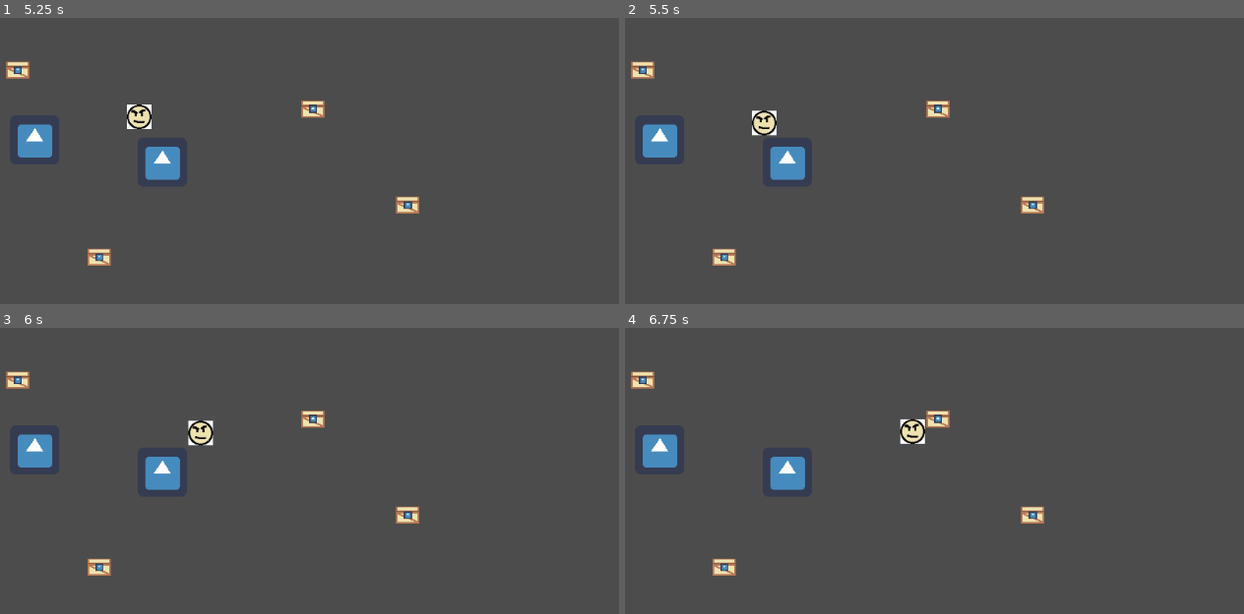
Above: before the commit, frames 1-4 (two rows, left to right).
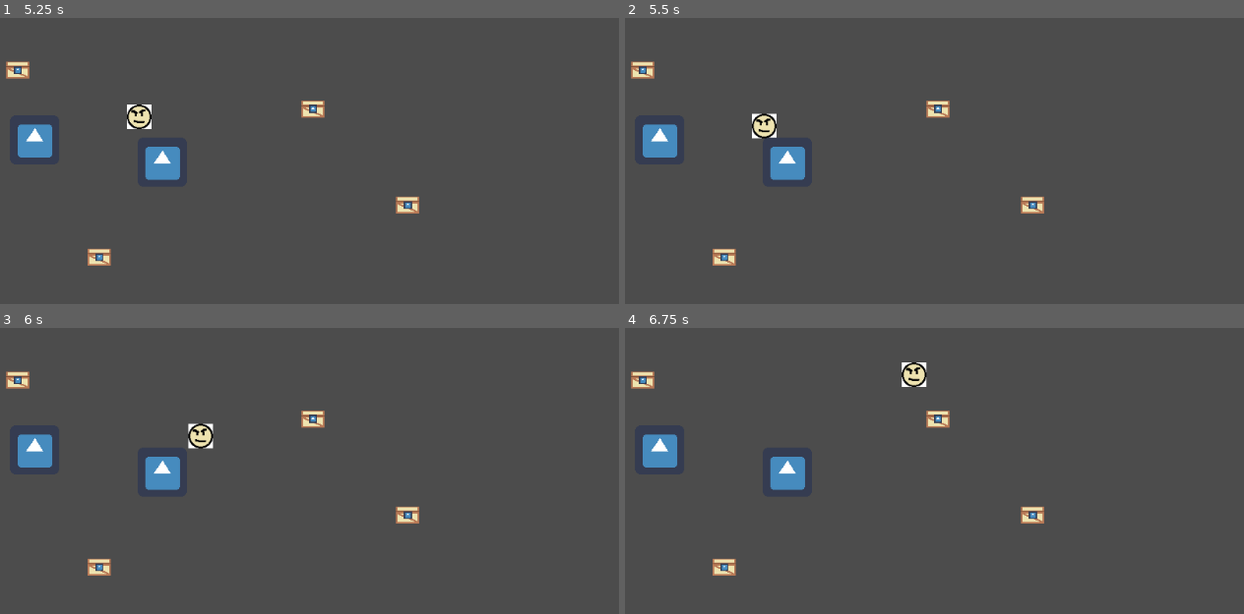
Above: after the commit, the same moments.

Repository: tapsaman/manticore
Game: Godot game, scene res://scenes/CollisionTestScene.tscn
Two runs of this game, one before a commit and one after it. Both use one fixed random seed, a clock stepped at 60 frames per second and the inputs below. The engine's default icon, where the game draws it, is replaced by a stand-in: a white triangle on a blue panel in a dark square.
Inputs:
- Up to frame 1 (5.25 s): tap Enter at 0.5 s; hold Right (ui_right) 0.53-1.28 s; tap Space (ui_select) at 0.77, 1.52, 3.02, 3.77, 4.52 s; hold Down (ui_down) 1.28-2.03 s; hold Right (ui_right) 2.03-2.78 s; hold Up (ui_up) 2.78-3.53 s; hold Left (ui_left) 3.53-5.03 s; hold Down (ui_down) from 5.03 s (still down)
- Up to frame 2 (5.5 s): keep holding Down (ui_down)
- Up to frame 3 (6 s): tap Space (ui_select) at 5.75 s; release Down (ui_down) at 5.78 s; hold Right (ui_right) from 5.78 s (still down)
- Up to frame 4 (6.75 s): tap Space (ui_select) at 6.02 s; release Right (ui_right) at 6.53 s; hold Up (ui_up) from 6.53 s (still down)

Frame 1 is identical in both runs. In frame 2, 0.3% of the frame differs, in the area x 20-25%, y 32-43%; in frame 3, 0.3%; in frame 4, 0.7%, in the area x 44-49%, y 12-41%.

Commit message:
changed Player collision shape

Diff:
--- a/scenes/Player/Player.tscn
+++ b/scenes/Player/Player.tscn
@@ -3,19 +3,19 @@
 [ext_resource path="res://scenes/Player/Player.gd" type="Script" id=1]
 [ext_resource path="res://scenes/Player/shitsprite.png" type="Texture" id=2]
 
-[sub_resource type="CircleShape2D" id=1]
-radius = 19.6281
+[sub_resource type="RectangleShape2D" id=1]
+extents = Vector2( 16, 16 )
 
 [node name="Player" type="KinematicBody2D"]
 script = ExtResource( 1 )
-
-[node name="CollisionShape2D" type="CollisionShape2D" parent="."]
-shape = SubResource( 1 )
 
 [node name="Sprite" type="Sprite" parent="."]
 scale = Vector2( 0.8, 0.8 )
 texture = ExtResource( 2 )
 
+[node name="CollisionShape2D" type="CollisionShape2D" parent="."]
+shape = SubResource( 1 )
+
 [node name="RayCast2D" type="RayCast2D" parent="."]
 enabled = true
 cast_to = Vector2( 0, 40 )
